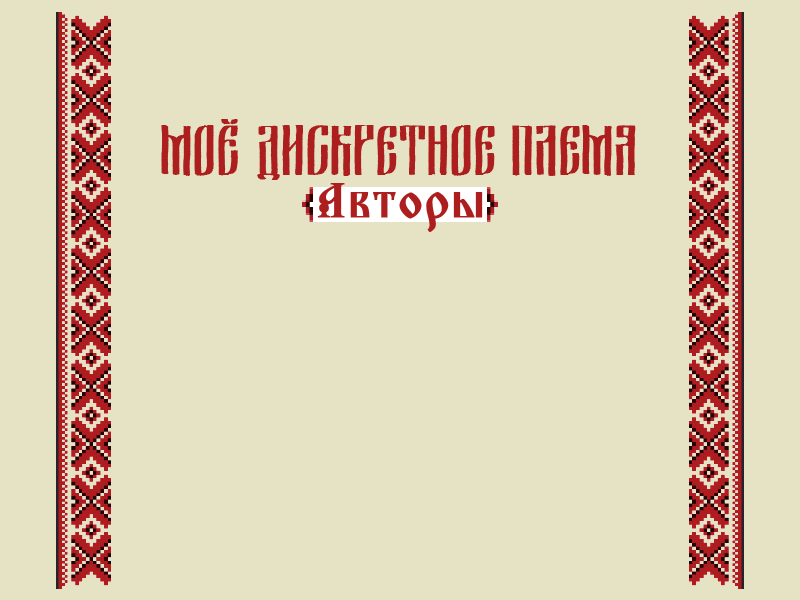
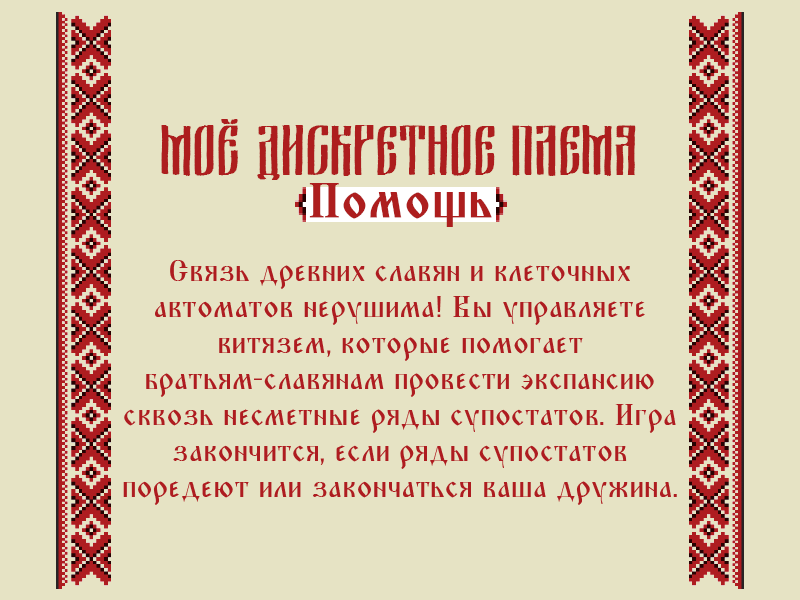
Layer changes from the first 800 x 600 image to the second:
added layer "Связь древних славян и клеточных автоматов нерушима! Вы управля" above "menu_help" over left=123, top=260, right=677, bottom=505
added layer "menu_help" above "Авторы" over left=123, top=119, right=677, bottom=505
